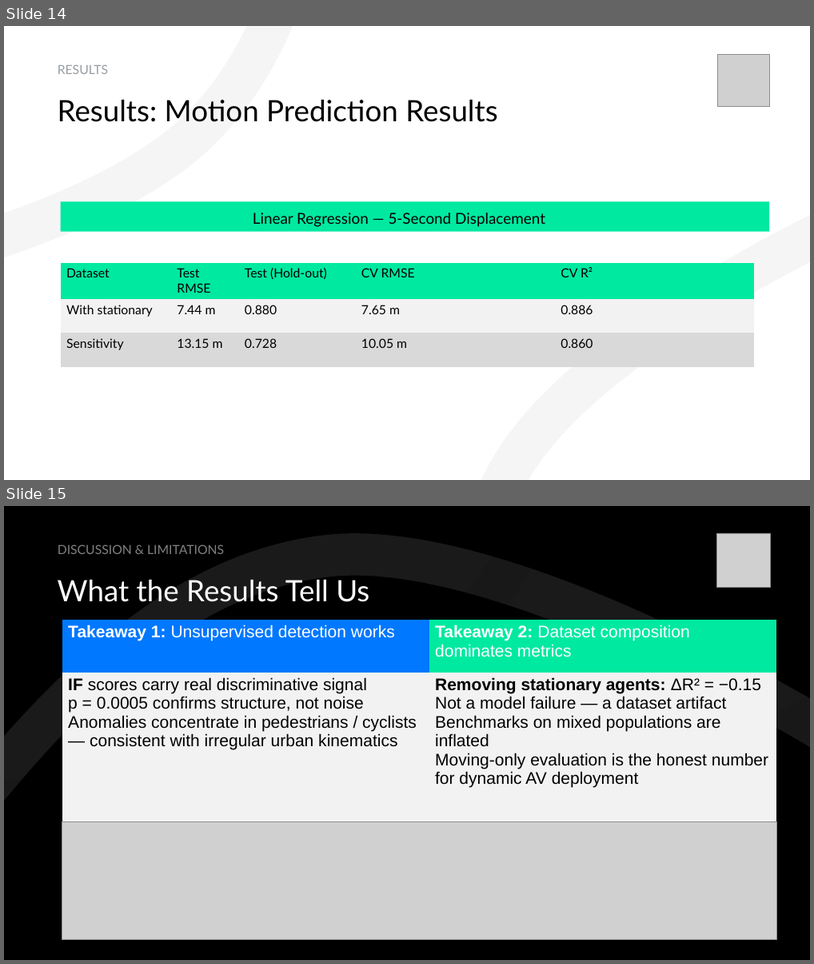
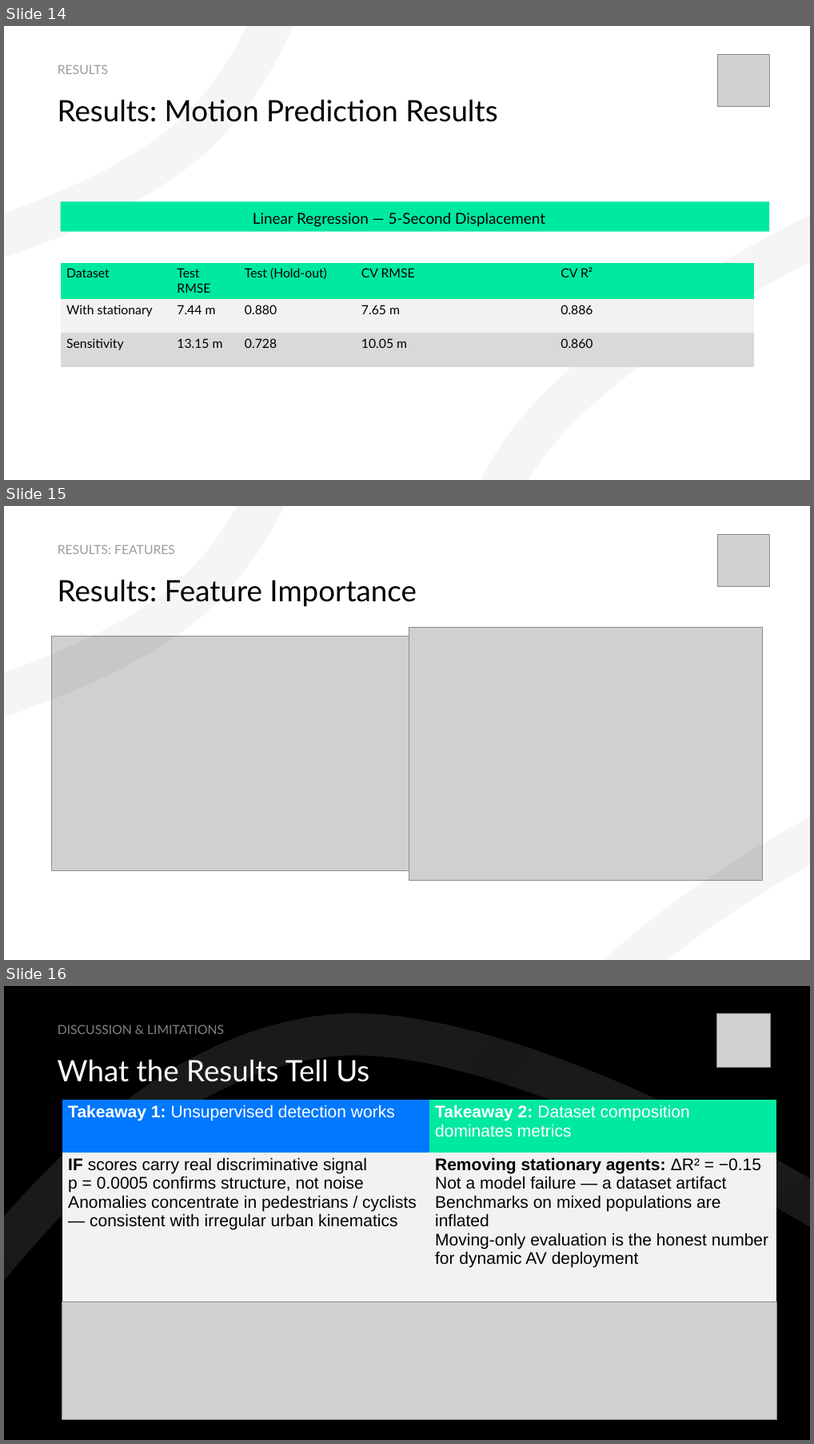
Before and after one commit to pstepanovum/womd-unsupervised-anomaly-detection, a slide deck: docs/presentation/Unsupervised Statistical Learning for Kinematic Anomaly Detection in Autonomous Driving Scenarios.pptx. Shown one above the other, each under a label of ours: slides 14 and 15 before the commit, slides 14, 15 and 16 after it. The pictures are 814x964 and 814x1444 pixels, drawn with LibreOffice and Linux fonts; fonts in the diff are those of the drawing; grey boxes stand for pictures; background and template pictures are left out. Boxes give left, top, right and bottom in pixels: in the first picture for what was removed or moved away, otherwise in the second. Text is boxed around its words. In the diff, an @@ line names an element or a change of style, - is before the commit and + after.

```diff
--- a/docs/presentation/Unsupervised Statistical Learning for Kinematic Anomaly Detection in Autonomous Driving Scenarios.pptx
+++ b/docs/presentation/Unsupervised Statistical Learning for Kinematic Anomaly Detection in Autonomous Driving Scenarios.pptx
@@ slide 15 added at box(4, 506, 810, 960), background #FFFFFF @@
@@ freeform shape added at box(4, 506, 606, 960), outline #000000 50 pt @@
@@ freeform shape added at box(254, 506, 810, 960), outline #000000 50 pt @@
@@ title added at box(58, 545, 175, 554), 15 pt, text #989DA2 @@
+RESULTS: FEATURES
@@ picture added at box(718, 535, 770, 587) @@
@@ text added at box(58, 580, 417, 607), 35 pt, text #000000 @@
+Results: Feature Importance
@@ picture added at box(51, 636, 426, 870) @@
@@ picture added at box(410, 627, 763, 880) @@
@@ what was slide 15 is now slide 16 @@
```
Also in this commit, not shown: 2 slides changed, 1 other slide added, 1 slide removed.
